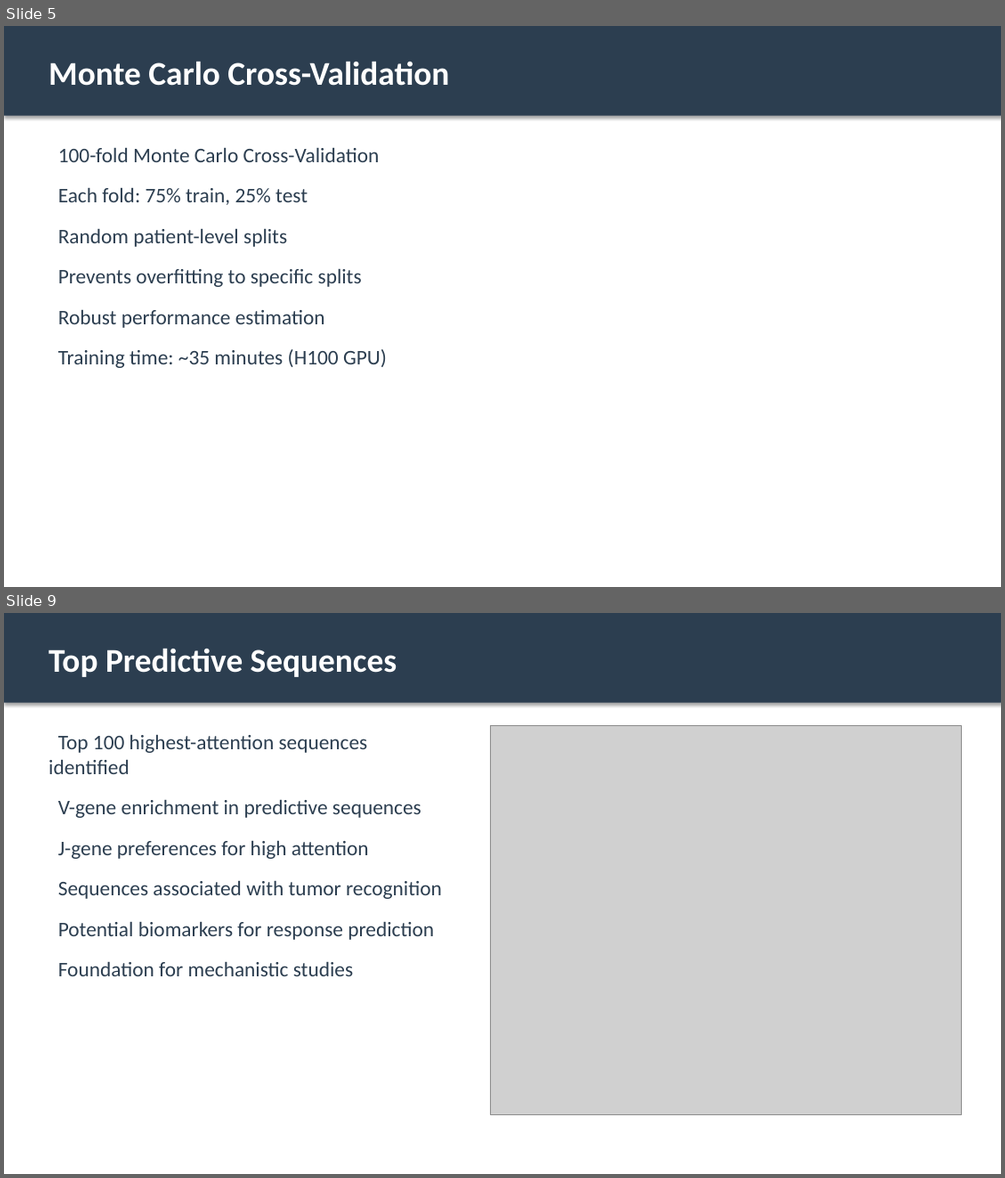
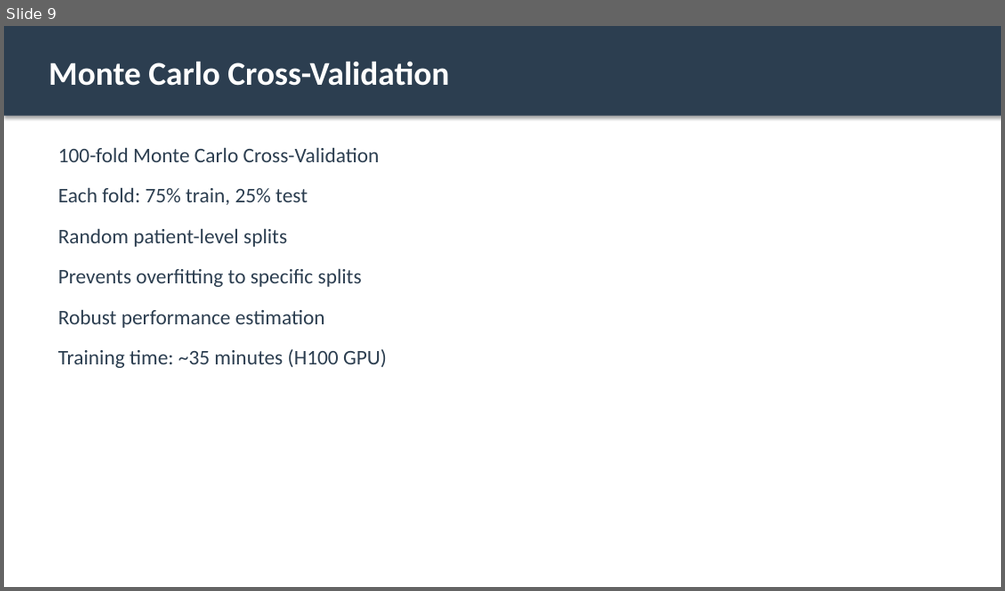
Before and after one commit to MateenahJAHAN/Final_Deliverable_DeepTCRResearch_Mateenah_Jahan_CSIR, a slide deck: results/DeepTCR_Results_Presentation.pptx. Shown one above the other, each under a label of ours: slides 5 and 9 before the commit, slide 9 after it; the slides between them are not shown. The pictures are 1005x1178 and 1005x591 pixels, drawn with LibreOffice and Linux fonts; fonts in the diff are those of the drawing; grey boxes stand for pictures. Boxes give left, top, right and bottom in pixels: in the first picture for what was removed or moved away, otherwise in the second. Text is boxed around its words. In the diff, an @@ line names an element or a change of style, - is before the commit and + after.

```diff
--- a/results/DeepTCR_Results_Presentation.pptx
+++ b/results/DeepTCR_Results_Presentation.pptx
@@ slide 9 removed at (4,613,1001,1174), background #FFFFFF @@
@@ rectangle removed at (4,613,1001,703) @@
@@ text removed at (48,648,397,677) @@
-Top Predictive Sequences
@@ text removed at (48,734,442,976) @@
-Top 100 highest-attention sequences identified
-V-gene enrichment in predictive sequences
-J-gene preferences for high attention
-Sequences associated with tumor recognition
-Potential biomarkers for response prediction
-Foundation for mechanistic studies
@@ picture removed at (490,725,961,1114) @@
@@ what was slide 5 is now slide 9 @@
```
Also in this commit, not shown: 5 slides changed, 14 slides added, 7 other slides removed, 2 other files.
